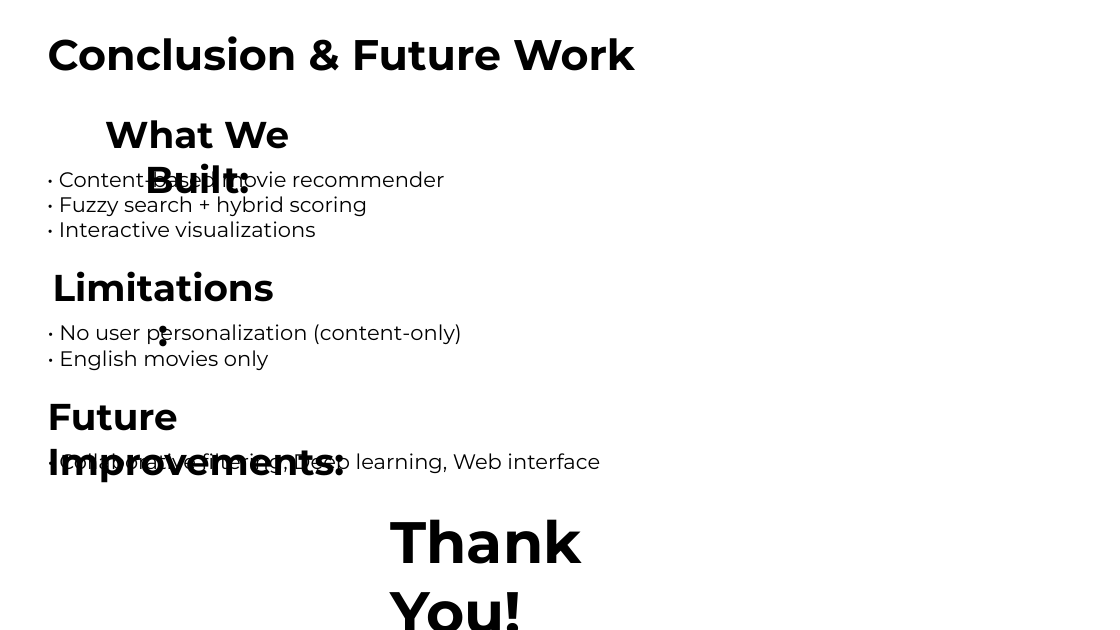
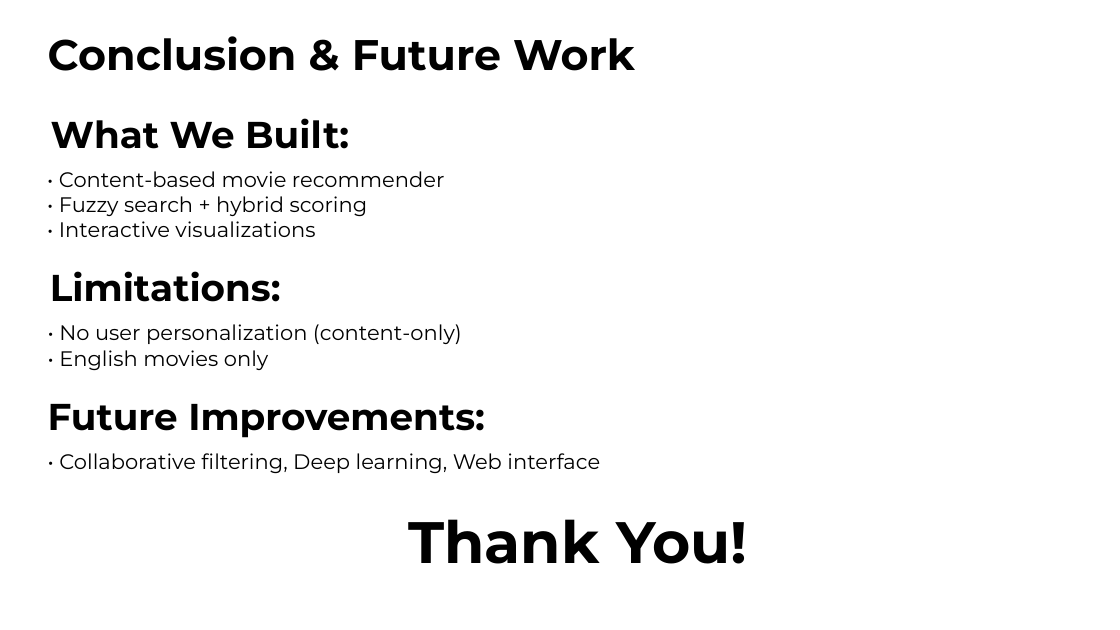
Before and after one commit to Selva-TS-cube/iitr, a slide deck: slide 10 of Movie Recommendation System.pptx. Drawn at 1120x630 pixels with LibreOffice and Linux fonts; fonts in the diff are those of the drawing. Boxes give left, top, right and bottom in pixels: in the first picture for what was removed or moved away, otherwise in the second. Text is boxed around its words. In the diff, an @@ line names an element or a change of style, - is before the commit and + after.

```diff
--- a/Movie Recommendation System.pptx
+++ b/Movie Recommendation System.pptx
@@ text "What We Built:" at (51, 118, 349, 149): alignment centre to left @@
@@ text "Limitations:" at (50, 271, 281, 302): alignment centre to left @@
@@ text "Future Improvements:" rewrapped from (48, 404, 345, 483) to (48, 404, 485, 438) @@
@@ text "Thank You!" at (408, 519, 747, 564): alignment left to centre @@
```
Also in this commit, not shown: 6 other slides changed, 1 other file.
